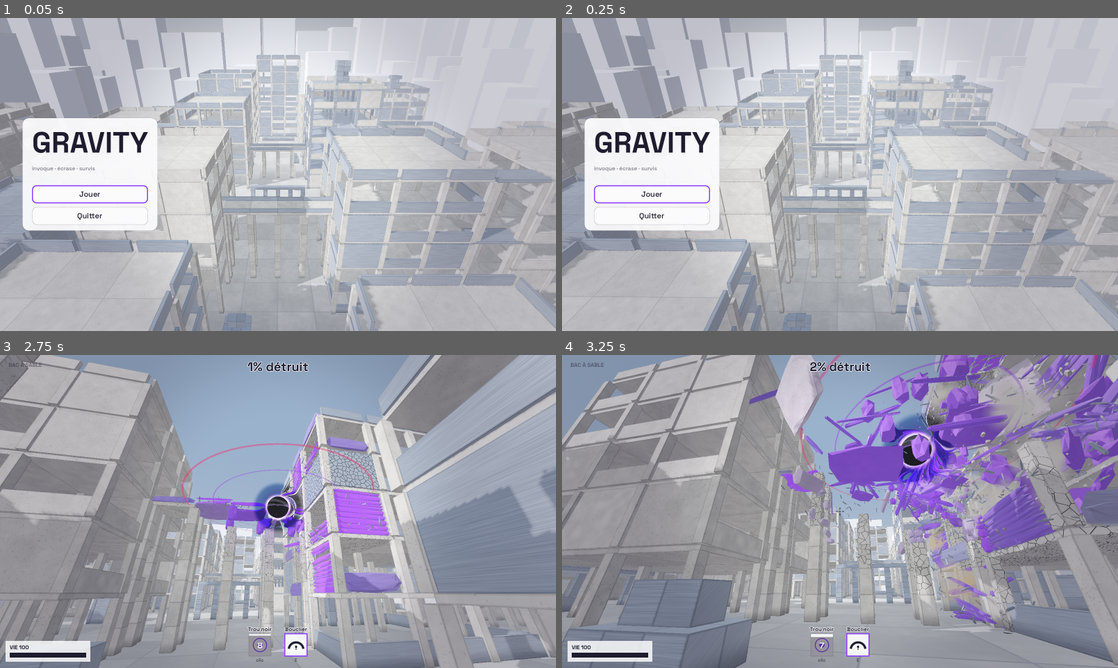
Above: before the commit, frames 1-4 (two rows, left to right).
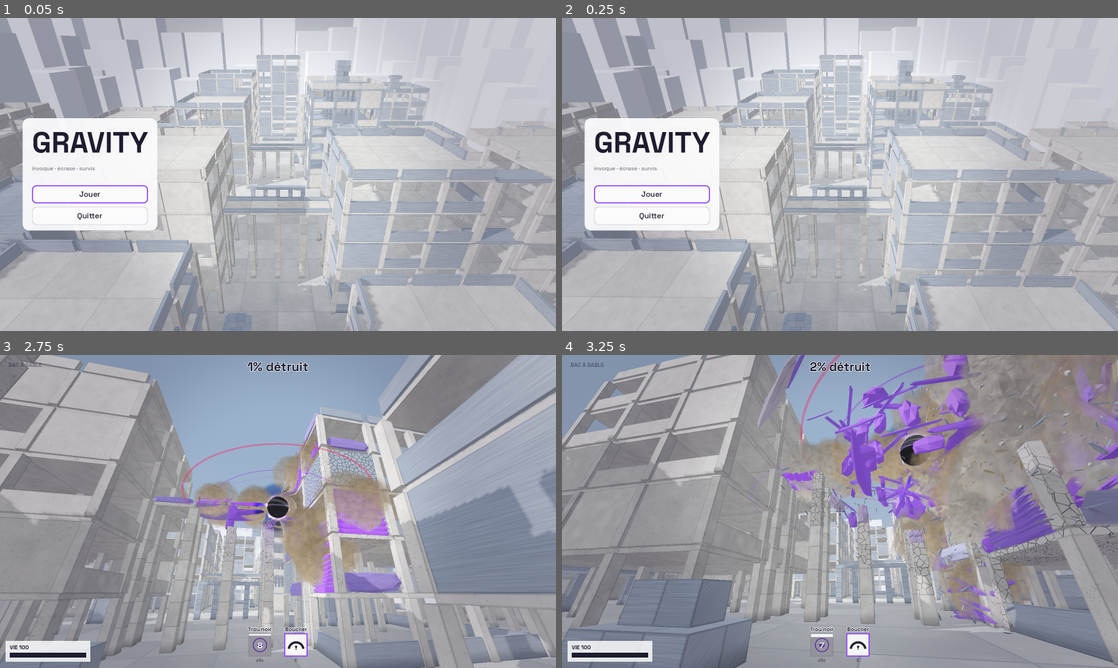
Above: after the commit, the same moments.

Repository: Ripo7/gravity
Game: Godot game, scene res://scenes/menu.tscn
Same seed, same stepped clock (60 frames per second), same inputs: the game is played once before the commit and once after it.
Inputs (mouse positions are in pixels of both pictures, inside the frame that each line leads up to):
- Up to frame 1 (0.05 s): no input
- Up to frame 2 (0.25 s): no input
- Up to frame 3 (2.75 s): click "Jouer" at 0.5 s; click "Go" at 1.25 s; tap Enter at 2 s; move the mouse to (305, 511) at 2.02 s; press the mouse at (305, 511) at 2.03 s; hold W (move_forward) from 2.03 s (still down); tap Space (jump) at 2.27 s
- Up to frame 4 (3.25 s): keep holding W (move_forward); move the mouse to (812, 511) at 2.77 s; release the mouse at (812, 511) at 2.78 s; click (812, 511) at 2.85 s; tap Space (jump) at 3.02 s

The runs differ from the first frame. In frame 1, less than 0.1% of the frame differs, in the area x 39-64%, y 33-62%; in frame 2, less than 0.1%; in frame 3, 5.5%; in frame 4, 22%, in the area x 33-100%, y 0-89%.

Commit message:
Dust and smoke: lit eroding clouds, rolling walls of dust, trails, haze
- Dust puffs are camera-facing clouds drawn from one noise texture in one
  draw call (cheap on phones), lit from above and eroded as they age
- Collapses send a wall of dust rolling along the street and leave a low
  haze over the rubble; falling pieces of building leave trails
- Walkway ends no longer overlap buildings (they flung each other apart)

Co-Authored-By: Claude Opus 5.5 <noreply@anthropic.com>
Claude-Session: https://claude.ai/code/session_01SsjNMGzV8hMkLQueWCEAuT

Diff:
--- a/scripts/core/director.gd
+++ b/scripts/core/director.gd
@@ -214,6 +214,19 @@
 	if options.has("vortex"):
 		await _wait(0.2)
 		world.cast_vortex(t)
+	if options.has("dust"):
+		await _wait(0.1)
+		world.dust.roll(_vec(options["dust"]), 4.0, 1.0)
+		world.dust.puff(_vec(options["dust"]) + Vector3(-6, 2, 0), 1.0, Materials.Kind.CONCRETE, 20)
+	if options.has("collapse"):
+		# Knock out the ground floor of the building at --collapse=x,z.
+		var at := _vec(options["collapse"] + ",0")
+		at = Vector3(at.x, 0, at.y)
+		var s := world.structures
+		for i in s.segment_count():
+			var bp := s.transform_of(i).origin
+			if s.is_alive(i) and bp.y < 2.9 and absf(bp.x - at.x) < 6.5 and absf(bp.z - at.z) < 6.5:
+				s.break_segment(i)
 	if options.has("shieldat"):
 		# A shield seen from outside: --shieldat=x,y,z --shieldyaw=deg
 		var yaw := deg_to_rad(float(options.get("shieldyaw", "0")))
--- a/scripts/core/game_world.gd
+++ b/scripts/core/game_world.gd
@@ -68,6 +68,8 @@
 
 ## Dust, chips, camera shake and sound for breaks and collapses.
 func _connect_juice() -> void:
+	if dust:
+		dust.structures = structures
 	structures.shattered.connect(
 		func(at: Vector3, size: Vector3, kind: int) -> void:
 			var r := size.length() * 0.5
@@ -87,13 +89,12 @@
 		func(at: Vector3, mass: float, speed: float, count: int) -> void:
 			var r := clampf(1.0 + count * 0.04, 1.0, 5.0)
 			if dust:
-				dust.puff(at, r, Materials.Kind.CONCRETE, int(12 + count * 0.5))
-				dust.puff(
-					at + Vector3(randf_range(-1, 1), 0, randf_range(-1, 1)) * r,
-					r * 0.7,
-					Materials.Kind.CONCRETE,
-					10
-				)
+				# Big pieces of building landing raise a rolling wall of dust
+				# and leave a veil over the rubble.
+				var strength := clampf(mass / 20000.0, 0.2, 1.0)
+				dust.roll(at, r * 1.2, strength)
+				if count > 12:
+					dust.haze(at, r * 1.5)
 				dust.chips(at, r, Materials.Kind.CONCRETE, 3.0 + speed * 0.5, int(10 + count * 0.3))
 			Sfx.play("collapse", at, -10.0 + minf(mass / 400.0, 12.0))
 			var cam := get_viewport().get_camera_3d() as CameraShake
--- a/scripts/destruction/structure.gd
+++ b/scripts/destruction/structure.gd
@@ -9,6 +9,7 @@
 
 const LANDING_DEPTH := 2.0
 const SLAB := 0.3
+const BRIDGE_END_GAP := 0.12
 
 @export var kind := Kind.WALL:
 	set(v):
@@ -320,11 +321,12 @@
 	for j in spans:
 		var a := x0 + j * span
 		var b := a + span
-		# The end pieces overhang a little to meet whatever they lead to.
+		# The ends stop just short of whatever they lead to: overlapping a
+		# building would fling both apart the moment either one falls.
 		if j == 0:
-			a -= 0.45
+			a += BRIDGE_END_GAP
 		if j == spans - 1:
-			b += 0.45
+			b -= BRIDGE_END_GAP
 		var piece_len := b - a
 		var cx := (a + b) * 0.5
 		_seg(out, Vector3(cx, top + SLAB * 0.5, 0), Vector3(piece_len, SLAB, w))
--- a/scripts/destruction/structure_set.gd
+++ b/scripts/destruction/structure_set.gd
@@ -646,6 +646,17 @@
 			_dislodge(i, vel, w, 0.0)
 
 
+## Centres of the falling pieces of building moving faster than `speed`
+## (for dust trails).
+func falling_cluster_positions(speed: float) -> PackedVector3Array:
+	var out := PackedVector3Array()
+	for c in _clusters:
+		if c.prev_velocity.length_squared() > speed * speed:
+			var xf: Transform3D = PhysicsServer3D.body_get_state(c.body, PhysicsServer3D.BODY_STATE_TRANSFORM)
+			out.append(xf.origin)
+	return out
+
+
 func _update_clusters(delta: float) -> void:
 	for c: Cluster in _clusters.duplicate():
 		c.age += delta
--- a/scripts/fx/dust_system.gd
+++ b/scripts/fx/dust_system.gd
@@ -1,72 +1,231 @@
 class_name DustSystem
 extends Node3D
-## Pooled dust clouds for breaks and impacts, and the chip system (gravel
-## and splinters without physics).
-## CPU particles behave the same on desktop and WebGL; a fixed pool and a
-## per-second budget keep big collapses from flooding the screen.
-
-const POOL := 20
-const MAX_PER_SECOND := 30
-
+## Dust and smoke: big soft clouds drawn as camera-facing puffs in one draw
+## call, simulated here (a few dozen to a couple hundred puffs, cheap).
+## - puff: a burst where a block breaks
+## - roll: a wall of dust rolling out along the ground after a collapse
+## - haze: a low veil that lingers over fresh rubble
+## - trails behind pieces of building that are falling
+## Owns the chip system too (gravel and splinters without physics).
+
+const FLOATS := 20  # transform 12, colour 4, custom 4
 const DUST_COLORS := {
-	Materials.Kind.CONCRETE: Color(0.82, 0.8, 0.76, 0.55),
-	Materials.Kind.WOOD: Color(0.8, 0.68, 0.52, 0.45),
-	Materials.Kind.METAL: Color(0.7, 0.72, 0.76, 0.35),
+	Materials.Kind.CONCRETE: Color(0.78, 0.75, 0.7, 0.75),
+	Materials.Kind.WOOD: Color(0.74, 0.64, 0.5, 0.6),
+	Materials.Kind.METAL: Color(0.7, 0.71, 0.74, 0.5),
+	Materials.Kind.ICE: Color(0.22, 0.18, 0.3, 0.45),
 }
 
 var chip_system: ChipSystem
-var _dust: Array[CPUParticles3D] = []
-var _next_dust := 0
-var _spent := 0.0  # budget used, drains every second
+var structures: StructureSet
+var capacity := 0
+var active := 0
+var _pos := PackedVector3Array()
+var _vel := PackedVector3Array()
+var _size := PackedFloat32Array()
+var _grow := PackedFloat32Array()  # metres per second
+var _life := PackedFloat32Array()
+var _max_life := PackedFloat32Array()
+var _ground := PackedFloat32Array()  # hugs the ground at this height, or -INF
+var _drag := PackedFloat32Array()
+var _next := 0
+var _buffer := PackedFloat32Array()
+var _multimesh: MultiMesh
+var _budget := 40.0  # puffs that can still go out right now
+var _trail_tick := 0.0
 
 
 func _ready() -> void:
-	var dust_mesh := _dust_mesh()
-	for i in POOL:
-		var p := CPUParticles3D.new()
-		p.mesh = dust_mesh
-		p.one_shot = true
-		p.emitting = false
-		p.explosiveness = 0.85
-		p.lifetime = 2.2
-		p.local_coords = false
-		p.emission_shape = CPUParticles3D.EMISSION_SHAPE_SPHERE
-		p.direction = Vector3.UP
-		p.spread = 70.0
-		p.gravity = Vector3(0, 0.25, 0)
-		p.damping_min = 2.0
-		p.damping_max = 3.5
-		p.angular_velocity_min = -40.0
-		p.angular_velocity_max = 40.0
-		p.scale_amount_curve = _grow_curve()
-		p.color_ramp = _fade_ramp()
-		_dust.append(p)
-		add_child(p)
+	capacity = Quality.pick(70, 140, 220)
+	_pos.resize(capacity)
+	_vel.resize(capacity)
+	_size.resize(capacity)
+	_grow.resize(capacity)
+	_life.resize(capacity)
+	_life.fill(0.0)
+	_max_life.resize(capacity)
+	_ground.resize(capacity)
+	_drag.resize(capacity)
+	_buffer.resize(capacity * FLOATS)
+	_buffer.fill(0.0)
+	var quad := QuadMesh.new()
+	_multimesh = MultiMesh.new()
+	_multimesh.transform_format = MultiMesh.TRANSFORM_3D
+	_multimesh.use_colors = true
+	_multimesh.use_custom_data = true
+	_multimesh.mesh = quad
+	_multimesh.instance_count = capacity
+	_multimesh.buffer = _buffer
+	_multimesh.custom_aabb = AABB(Vector3(-200, -50, -200), Vector3(400, 250, 400))
+	var mat := ShaderMaterial.new()
+	mat.shader = preload("res://shaders/dust.gdshader")
+	mat.set_shader_parameter("noise_tex", _noise_texture())
+	mat.render_priority = 1
+	var mmi := MultiMeshInstance3D.new()
+	mmi.multimesh = _multimesh
+	mmi.material_override = mat
+	mmi.cast_shadow = GeometryInstance3D.SHADOW_CASTING_SETTING_OFF
+	add_child(mmi)
 	chip_system = ChipSystem.new()
 	add_child(chip_system)
 
 
+static func _noise_texture() -> ImageTexture:
+	var n := FastNoiseLite.new()
+	n.noise_type = FastNoiseLite.TYPE_SIMPLEX_SMOOTH
+	n.frequency = 0.035
+	n.fractal_octaves = 3
+	var img := n.get_seamless_image(128, 128)
+	img.generate_mipmaps()
+	return ImageTexture.create_from_image(img)
+
+
+func _spawn(
+	at: Vector3, vel: Vector3, size: float, grow: float, life: float, col: Color, ground := -INF, drag := 1.5
+) -> void:
+	if _budget <= 0.0:
+		return
+	_budget -= 1.0
+	var i := _next
+	_next = (_next + 1) % capacity
+	if _life[i] <= 0.0:
+		active += 1
+	_pos[i] = at
+	_vel[i] = vel
+	_size[i] = size
+	_grow[i] = grow
+	_life[i] = life
+	_max_life[i] = life
+	_ground[i] = ground
+	_drag[i] = drag
+	var o := i * FLOATS
+	var shade := randf_range(0.92, 1.04)
+	_buffer[o + 12] = col.r * shade
+	_buffer[o + 13] = col.g * shade
+	_buffer[o + 14] = col.b * shade
+	_buffer[o + 15] = col.a
+	_buffer[o + 17] = randf()
+	_buffer[o + 18] = randf() * TAU
+
+
 func _process(delta: float) -> void:
-	_spent = maxf(_spent - MAX_PER_SECOND * delta, 0.0)
-
-
-## A dust cloud of roughly `radius` metres.
+	_budget = minf(_budget + delta * float(Quality.pick(40, 80, 120)), float(Quality.pick(20, 40, 60)))
+	_trail_tick += delta
+	if _trail_tick > 0.12 and structures:
+		_trail_tick = 0.0
+		for p in structures.falling_cluster_positions(5.0):
+			_spawn(
+				p,
+				Vector3(0, 0.4, 0),
+				1.6,
+				1.8,
+				2.2,
+				DUST_COLORS[Materials.Kind.CONCRETE] * Color(1, 1, 1, 0.55)
+			)
+	if active == 0:
+		return
+	for i in capacity:
+		if _life[i] <= 0.0:
+			continue
+		_life[i] -= delta
+		var o := i * FLOATS
+		if _life[i] <= 0.0:
+			active -= 1
+			_buffer[o + 0] = 0.0
+			_buffer[o + 5] = 0.0
+			_buffer[o + 10] = 0.0
+			continue
+		var v := _vel[i] * exp(-_drag[i] * delta)
+		v.y += 0.15 * delta  # warm dust drifts up a little
+		_vel[i] = v
+		var p := _pos[i] + v * delta
+		_size[i] += _grow[i] * delta
+		var s := _size[i]
+		if _ground[i] > -INF:
+			p.y = maxf(p.y, _ground[i] + s * 0.32)
+		_pos[i] = p
+		var age := 1.0 - _life[i] / _max_life[i]
+		_buffer[o + 0] = s
+		_buffer[o + 1] = 0.0
+		_buffer[o + 2] = 0.0
+		_buffer[o + 3] = p.x
+		_buffer[o + 4] = 0.0
+		_buffer[o + 5] = s
+		_buffer[o + 6] = 0.0
+		_buffer[o + 7] = p.y
+		_buffer[o + 8] = 0.0
+		_buffer[o + 9] = 0.0
+		_buffer[o + 10] = s
+		_buffer[o + 11] = p.z
+		_buffer[o + 16] = age  # the shader erodes it as it ages
+	_multimesh.buffer = _buffer
+
+
+## A dust cloud of roughly `radius` metres where something broke.
 func puff(at: Vector3, radius: float, kind: int, amount := 10) -> void:
-	if _spent > MAX_PER_SECOND:
-		return
-	_spent += 1.0
-	var p := _dust[_next_dust]
-	_next_dust = (_next_dust + 1) % POOL
-	p.global_position = at
-	p.amount = clampi(amount, 4, 40)
-	p.emission_sphere_radius = maxf(radius * 0.5, 0.1)
-	p.initial_velocity_min = 0.3 + radius * 0.4
-	p.initial_velocity_max = 0.8 + radius * 1.2
-	p.scale_amount_min = 0.6 + radius * 0.5
-	p.scale_amount_max = 1.2 + radius * 1.1
-	p.lifetime = 1.6 + minf(radius, 3.0) * 0.5
-	p.color = DUST_COLORS.get(kind, DUST_COLORS[Materials.Kind.CONCRETE])
-	p.restart()
+	var col: Color = DUST_COLORS.get(kind, DUST_COLORS[Materials.Kind.CONCRETE])
+	var n := clampi(int(amount / 5.0), 1, 4)
+	for k in n:
+		var dir := Vector3(randf_range(-1, 1), randf_range(0.0, 0.8), randf_range(-1, 1))
+		var size := maxf(radius, 0.5) * randf_range(1.6, 2.6)
+		_spawn(
+			at + dir * radius * 0.4, dir * (0.6 + radius * 0.6), size, size * 0.5, randf_range(1.8, 3.0), col
+		)
+
+
+## A wall of dust rolling out along the ground from a collapse at `at`.
+## `radius` sets how big; `strength` (0..1) how thick.
+func roll(at: Vector3, radius: float, strength := 1.0) -> void:
+	var col: Color = DUST_COLORS[Materials.Kind.CONCRETE]
+	col.a *= clampf(0.55 + strength * 0.45, 0.3, 1.0)
+	var ground := _ground_below(at)
+	var n := int(Quality.pick(6, 10, 14) * clampf(strength, 0.4, 1.0))
+	for k in n:
+		var a := TAU * (k + randf() * 0.6) / n
+		var out := Vector3(cos(a), 0, sin(a))
+		var size := radius * randf_range(0.7, 1.1)
+		var speed := randf_range(4.0, 8.0) * (0.6 + strength * 0.4)
+		_spawn(
+			at + out * radius * 0.3,
+			out * speed + Vector3.UP * 0.6,
+			size,
+			size * 0.35,
+			randf_range(5.0, 7.5),
+			col,
+			ground,
+			0.9
+		)
+	# A taller column at the centre.
+	for k in 2:
+		var size := radius * 1.3
+		_spawn(
+			at + Vector3.UP * size * 0.4,
+			Vector3(0, randf_range(1.0, 2.0), 0),
+			size,
+			size * 0.25,
+			6.0,
+			col,
+			ground,
+			0.6
+		)
+
+
+## A thin veil that lingers low over fresh rubble.
+func haze(at: Vector3, radius: float) -> void:
+	var col: Color = DUST_COLORS[Materials.Kind.CONCRETE] * Color(1, 1, 1, 0.45)
+	var ground := _ground_below(at)
+	for k in 3:
+		var off := Vector3(randf_range(-1, 1), 0, randf_range(-1, 1)) * radius
+		_spawn(
+			at + off,
+			off.normalized() * 0.4,
+			radius * 1.4,
+			radius * 0.08,
+			randf_range(8.0, 11.0),
+			col,
+			ground,
+			0.4
+		)
 
 
 ## Small flying fragments that are not simulated as bodies.
@@ -81,44 +240,8 @@
 	chip_system.burst(at, size, kind, amount, speed, kick)
 
 
-func _dust_mesh() -> Mesh:
-	var tex := GradientTexture2D.new()
-	tex.width = 64
-	tex.height = 64
-	tex.fill = GradientTexture2D.FILL_RADIAL
-	tex.fill_from = Vector2(0.5, 0.5)
-	tex.fill_to = Vector2(1.0, 0.5)
-	var g := Gradient.new()
-	g.set_color(0, Color(1, 1, 1, 1))
-	g.set_color(1, Color(1, 1, 1, 0))
-	g.add_point(0.45, Color(1, 1, 1, 0.55))
-	tex.gradient = g
-	var mat := StandardMaterial3D.new()
-	mat.transparency = BaseMaterial3D.TRANSPARENCY_ALPHA
-	mat.shading_mode = BaseMaterial3D.SHADING_MODE_UNSHADED
-	mat.vertex_color_use_as_albedo = true
-	mat.albedo_texture = tex
-	mat.billboard_mode = BaseMaterial3D.BILLBOARD_PARTICLES
-	mat.billboard_keep_scale = true
-	mat.disable_receive_shadows = true
-	var quad := QuadMesh.new()
-	quad.size = Vector2(1, 1)
-	quad.material = mat
-	return quad
-
-
-static func _grow_curve() -> Curve:
-	var c := Curve.new()
-	c.add_point(Vector2(0, 0.35))
-	c.add_point(Vector2(0.3, 0.85))
-	c.add_point(Vector2(1, 1.0))
-	return c
-
-
-static func _fade_ramp() -> Gradient:
-	var g := Gradient.new()
-	g.set_color(0, Color(1, 1, 1, 0.0))
-	g.set_color(1, Color(1, 1, 1, 0.0))
-	g.add_point(0.08, Color(1, 1, 1, 1.0))
-	g.add_point(0.5, Color(1, 1, 1, 0.6))
-	return g
+func _ground_below(at: Vector3) -> float:
+	var q := PhysicsRayQueryParameters3D.create(at + Vector3.UP * 0.5, at + Vector3.DOWN * 60.0)
+	q.collision_mask = DebrisSystem.LAYER_WORLD | DebrisSystem.LAYER_STRUCTURES
+	var hit := get_world_3d().direct_space_state.intersect_ray(q)
+	return (hit["position"] as Vector3).y if not hit.is_empty() else 0.0
--- /dev/null
+++ b/shaders/dust.gdshader
@@ -0,0 +1,56 @@
+shader_type spatial;
+// Dust clouds: camera-facing puffs drawn from one noise texture (cheap on
+// phones: one texture read per pixel, few big puffs rather than many small
+// ones). Lit from above, self-shadowed underneath, and they thin out by
+// eroding the noise as they age instead of just fading.
+// Instance COLOR = dust colour (rgb) and opacity (a);
+// INSTANCE_CUSTOM = (age 0..1, seed, rotation, -).
+render_mode unshaded, cull_disabled, depth_draw_never, shadows_disabled;
+
+uniform sampler2D noise_tex : filter_linear_mipmap, repeat_enable;
+uniform vec3 sun_dir = vec3(0.4, 0.85, 0.35);
+
+varying float age;
+varying float seed;
+varying float rot;
+varying vec4 tint;
+varying vec3 up_view;
+
+void vertex() {
+	// Face the camera, keep the instance's position and scale.
+	vec3 scale = vec3(length(MODEL_MATRIX[0].xyz), length(MODEL_MATRIX[1].xyz), length(MODEL_MATRIX[2].xyz));
+	MODELVIEW_MATRIX = VIEW_MATRIX * mat4(INV_VIEW_MATRIX[0], INV_VIEW_MATRIX[1], INV_VIEW_MATRIX[2], MODEL_MATRIX[3]);
+	MODELVIEW_MATRIX = MODELVIEW_MATRIX * mat4(vec4(scale.x, 0, 0, 0), vec4(0, scale.y, 0, 0), vec4(0, 0, scale.z, 0), vec4(0, 0, 0, 1));
+	age = INSTANCE_CUSTOM.x;
+	seed = INSTANCE_CUSTOM.y;
+	rot = INSTANCE_CUSTOM.z;
+	tint = COLOR;
+	up_view = (VIEW_MATRIX * vec4(0.0, 1.0, 0.0, 0.0)).xyz;
+}
+
+void fragment() {
+	vec2 c = UV * 2.0 - 1.0;
+	float r = length(c);
+	if (r > 1.0) {
+		discard;
+	}
+	float s = sin(rot);
+	float k = cos(rot);
+	vec2 q = vec2(c.x * k - c.y * s, c.x * s + c.y * k);
+	// Two reads at different scales, drifting slowly as the cloud ages.
+	float n1 = texture(noise_tex, q * 0.42 + vec2(seed * 7.3, seed * 3.1) + age * 0.08).r;
+	float n2 = texture(noise_tex, q * 0.9 + vec2(seed * 2.9, seed * 5.7) - age * 0.05).r;
+	float n = n1 * 0.65 + n2 * 0.35;
+	float shape = 1.0 - smoothstep(0.35, 1.0, r);
+	float density = shape * (0.45 + n);
+	// Erode: as it ages only the thick parts remain, then nothing.
+	float cut = 0.15 + age * 0.75;
+	float a = smoothstep(cut, cut + 0.35, density);
+	// Lit from above: the side toward the sky is brighter, the underside
+	// darker, which reads as volume.
+	vec2 up2 = normalize(up_view.xy + vec2(0.0001));
+	float top = clamp(dot(c, up2) * 0.5 + 0.5, 0.0, 1.0);
+	float light = mix(0.58, 1.04, top) * (0.85 + 0.3 * n2);
+	ALBEDO = tint.rgb * light;
+	ALPHA = a * tint.a;
+}
Not shown, added: shaders/dust.gdshader.uid
Not shown, added: tests/test_effects.gd.uid
